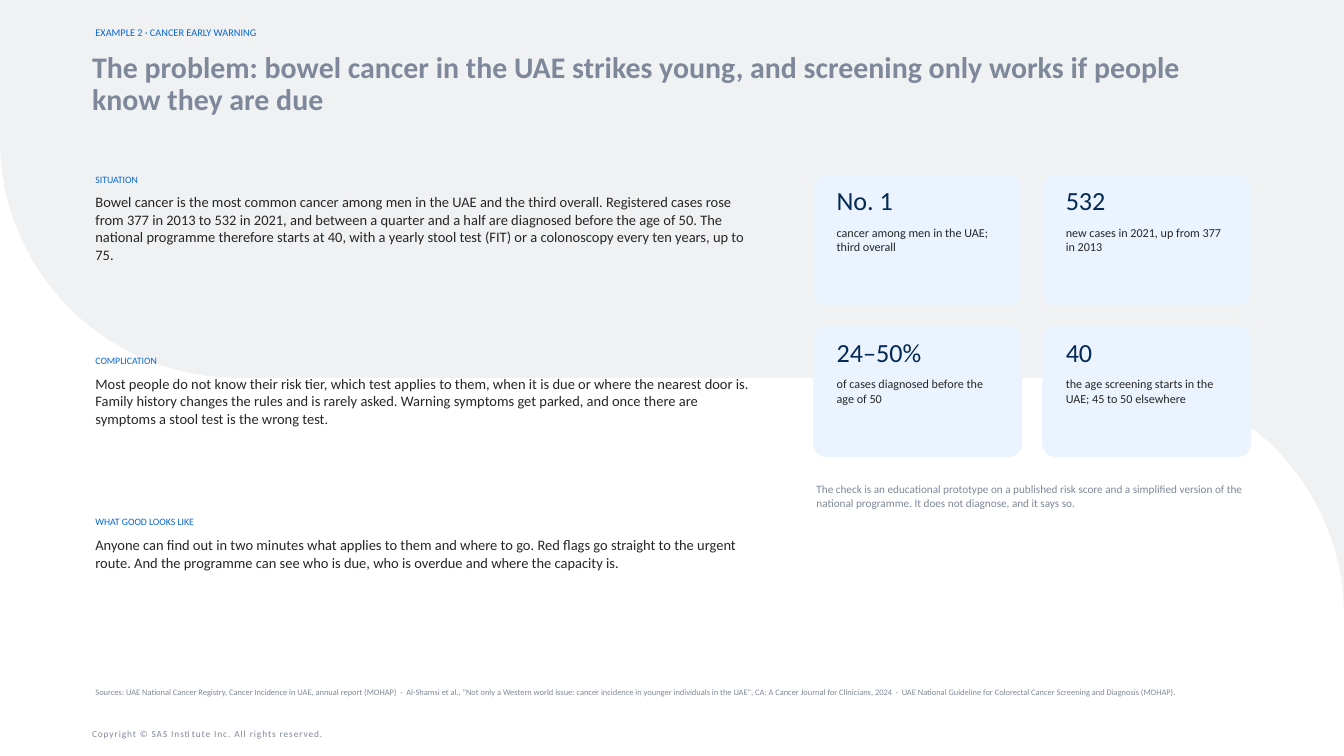
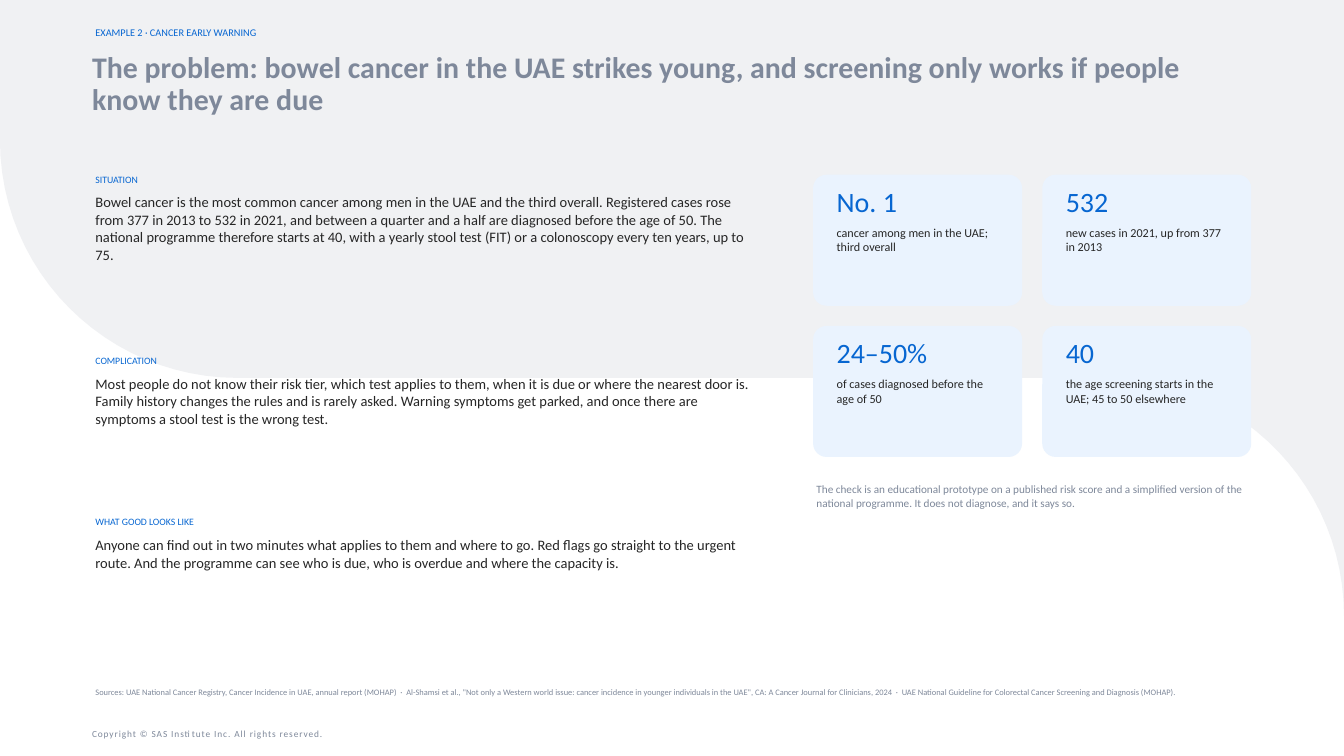
Before and after one commit to raedaldweik/Agentic-Bootcamp, a slide deck: slide 15 of Hackathon/Live_Demo_RWE_in_Action_with_Agentic_AI/RWE_in_Action_with_Agentic_AI.pptx. Drawn at 1344x756 pixels with LibreOffice and Linux fonts; fonts in the diff are those of the drawing. Boxes give left, top, right and bottom in pixels: in the first picture for what was removed or moved away, otherwise in the second. Text is boxed around its words. In the diff, an @@ line names an element or a change of style, - is before the commit and + after.

```diff
--- a/Hackathon/Live_Demo_RWE_in_Action_with_Agentic_AI/RWE_in_Action_with_Agentic_AI.pptx
+++ b/Hackathon/Live_Demo_RWE_in_Action_with_Agentic_AI/RWE_in_Action_with_Agentic_AI.pptx
@@ size 28 to 30 pt, text colour #032954 to #0766D1 in 4 elements at [837,194,897,212], [1066,194,1108,212], [837,344,928,364], [1066,345,1094,363] @@
```
Also in this commit, not shown: 17 other slides changed, 1 slide added, 1 slide removed, 30 other files.
